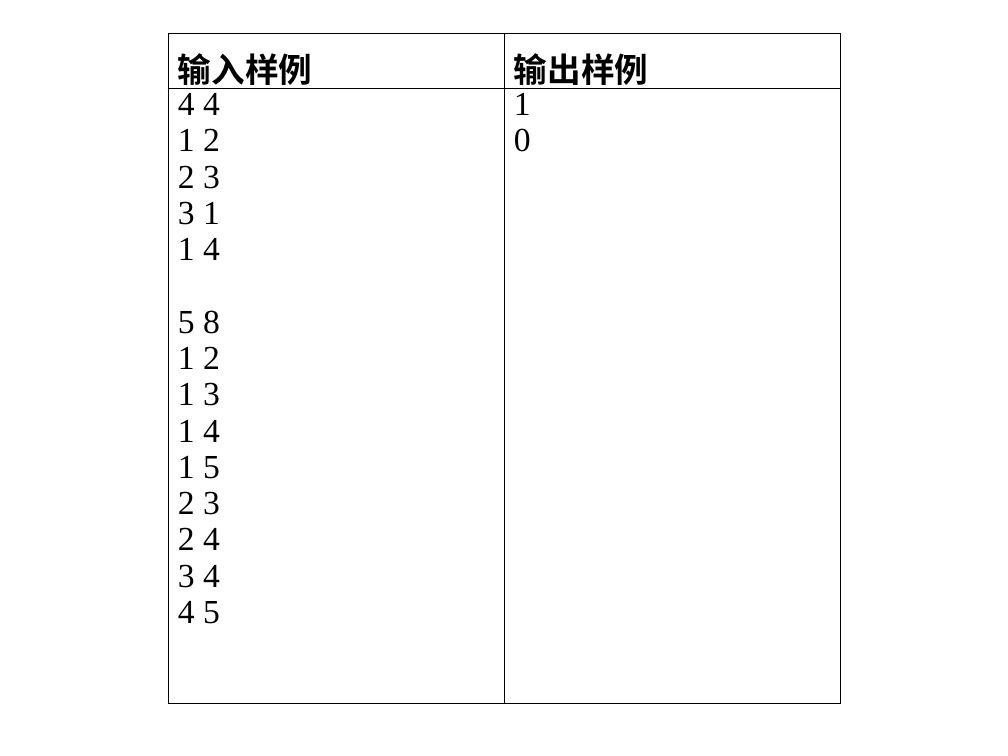
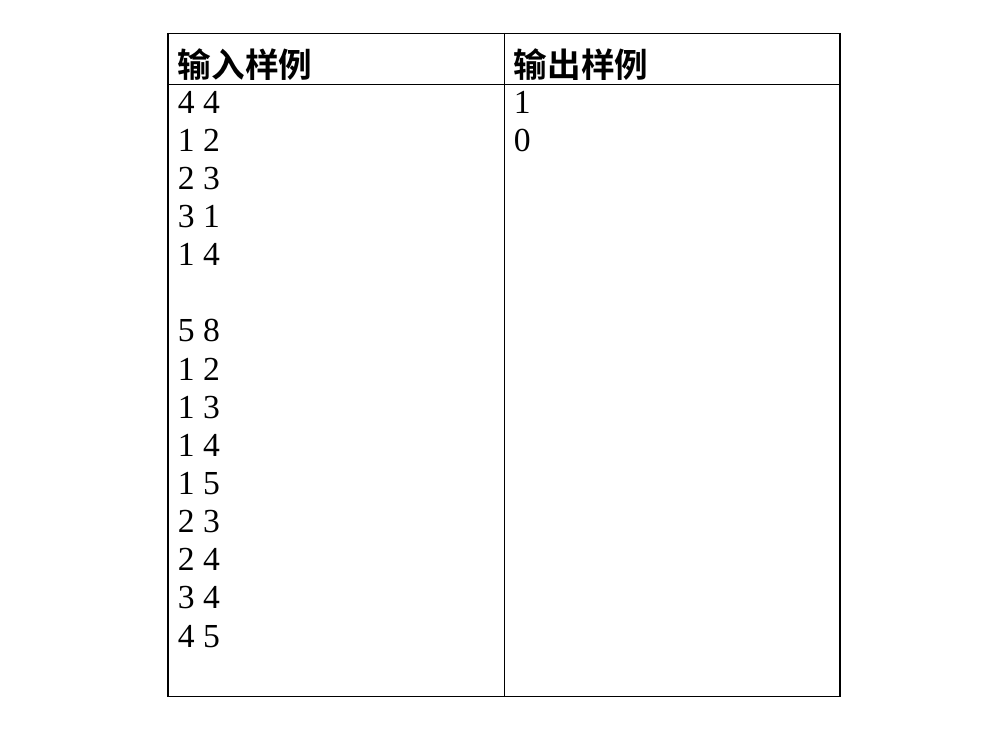
Before and after one commit to xiaohuihuigh/cpp, a slide deck: slide 80 of acm/acm选修/第4次课 图论中的程序设计New.ppt. Drawn at 1008x756 pixels with LibreOffice and Linux fonts; fonts in the diff are those of the drawing; background and template pictures are left out. Boxes give left, top, right and bottom in pixels: in the first picture for what was removed or moved away, otherwise in the second. Text is boxed around its words. In the diff, an @@ line names an element or a change of style, - is before the commit and + after.

```diff
--- a/acm/acm选修/第4次课 图论中的程序设计New.ppt
+++ b/acm/acm选修/第4次课 图论中的程序设计New.ppt
@@ table at box(168, 33, 840, 690) @@
@@ line spacing 1.1 to 1 @@
@@ line spacing 0.75 to 0.8 @@
@@ borders changed @@
```
Also in this commit, not shown: 105 other slides changed, 23 other files.
